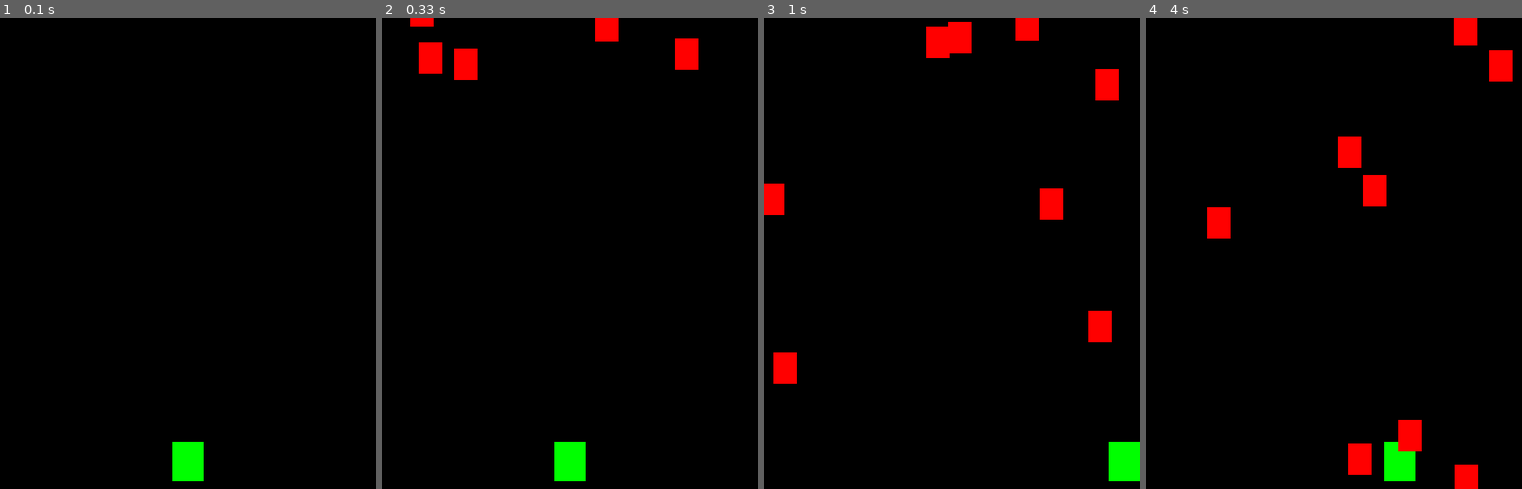
Above: before the commit, frames 1-4 (left to right).
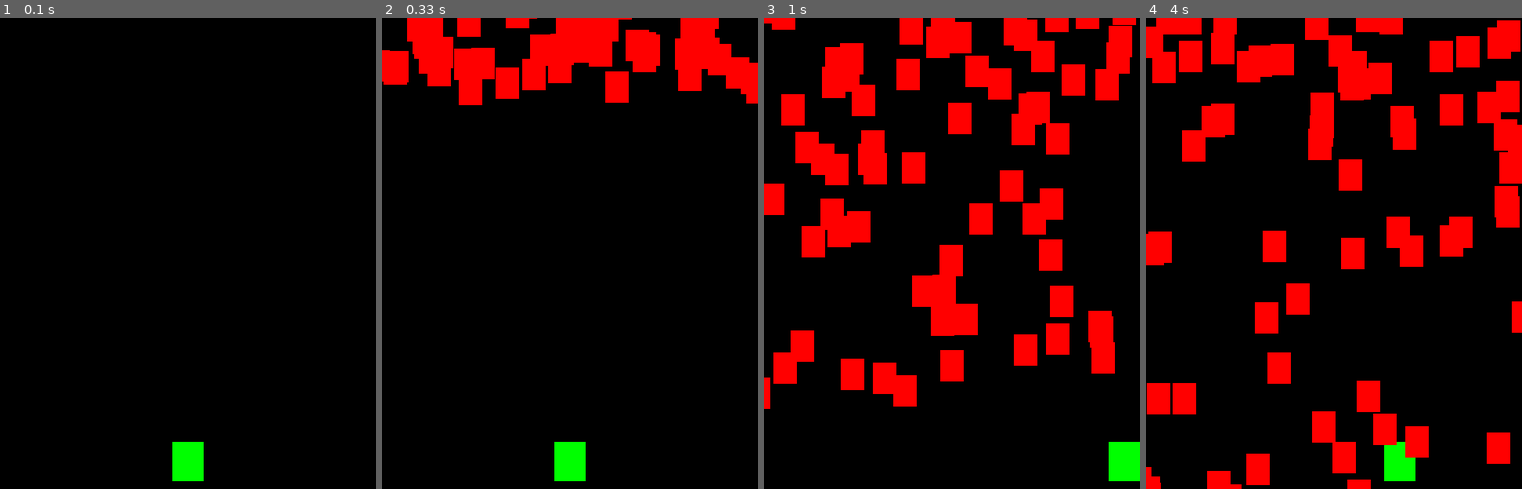
Above: after the commit, the same moments.

Repository: Inksaver/Shmup_With_Pygame_Love2D_Monogame
Game: pygame game, started from Episode02-Add_Mobs/Pygame/Shmup tutorial-02.py
The game is run twice, just before and just after one commit, with the same random seed, the same clock (stepped at 60 frames per second) and the same inputs.
Inputs:
- Up to frame 1 (0.1 s): no input
- Up to frame 2 (0.33 s): no input
- Up to frame 3 (1 s): hold Right 0.33-0.8 s; hold Right from 0.83 s (still down)
- Up to frame 4 (4 s): release Right at 1.3 s; hold Left 1.33-1.87 s; hold Left 1.9-2.3 s; hold Right 2.33-2.97 s; hold Left 3-3.47 s; hold Right 3.5-3.97 s

Frame 1 is identical in both runs. In frame 2, 8.2% of the frame differs, in the area x 0-100%, y 0-19%; in frame 3, 19%; in frame 4, 23%, in the area x 0-100%, y 0-100%.

Commit message:
Update Shmup tutorial-02.py

Diff:
--- a/Episode02-Add_Mobs/Pygame/Shmup tutorial-02.py
+++ b/Episode02-Add_Mobs/Pygame/Shmup tutorial-02.py
@@ -1,4 +1,8 @@
 # https://www.youtube.com/watch?v=-5GNbL33hz0
+'''
+Only 1 player so use code module (static class) for player
+and a separate shared code module for global variables
+'''
 # import libraries
 import pygame, os
 import shared, player, mob
@@ -19,7 +23,13 @@
 	if keystate[pygame.K_ESCAPE]:					# player pressing escape continuously
 		quit = True
 
-	return keystate, key_down, quit					# usage: if key_down == pygame.K_RETURN:, if keystate[pygame.K_UP]:
+	return keystate, key_down, quit					# usage: if key_down == pygame.K_RETURN:
+
+def check_mob_player_collisions(keystate:object, dt:float) -> None:
+	''' update player and all mobs '''
+	player.update(keystate, dt)
+	for mob in mobs:
+		mob.update(dt)
 
 def load() -> None:
 	''' Setup pygame and load all assets '''
@@ -36,7 +46,7 @@
 
 	player.init(40, 50, 500, shared.GREEN)				# create a player (50x40 green rectangle)
 
-	for i in range(8):									# make 8 mobs
+	for i in range(80):									# make 8 mobs
 		mobs.append(mob.Mob(30, 40, shared.RED))
 
 def update() -> None:
@@ -51,9 +61,7 @@
 		shared.gamestate = shared.gamestates["quit"]		# set gamestate to quit
 	else:
 		if shared.gamestate == shared.gamestates["play"]:
-			player.update(keystate, dt)
-			for mob in mobs:
-				mob.update(dt)
+			check_mob_player_collisions(keystate, dt)		# update player and mobs
 
 def draw() -> None:
 	''' Draw background and all active sprites '''
